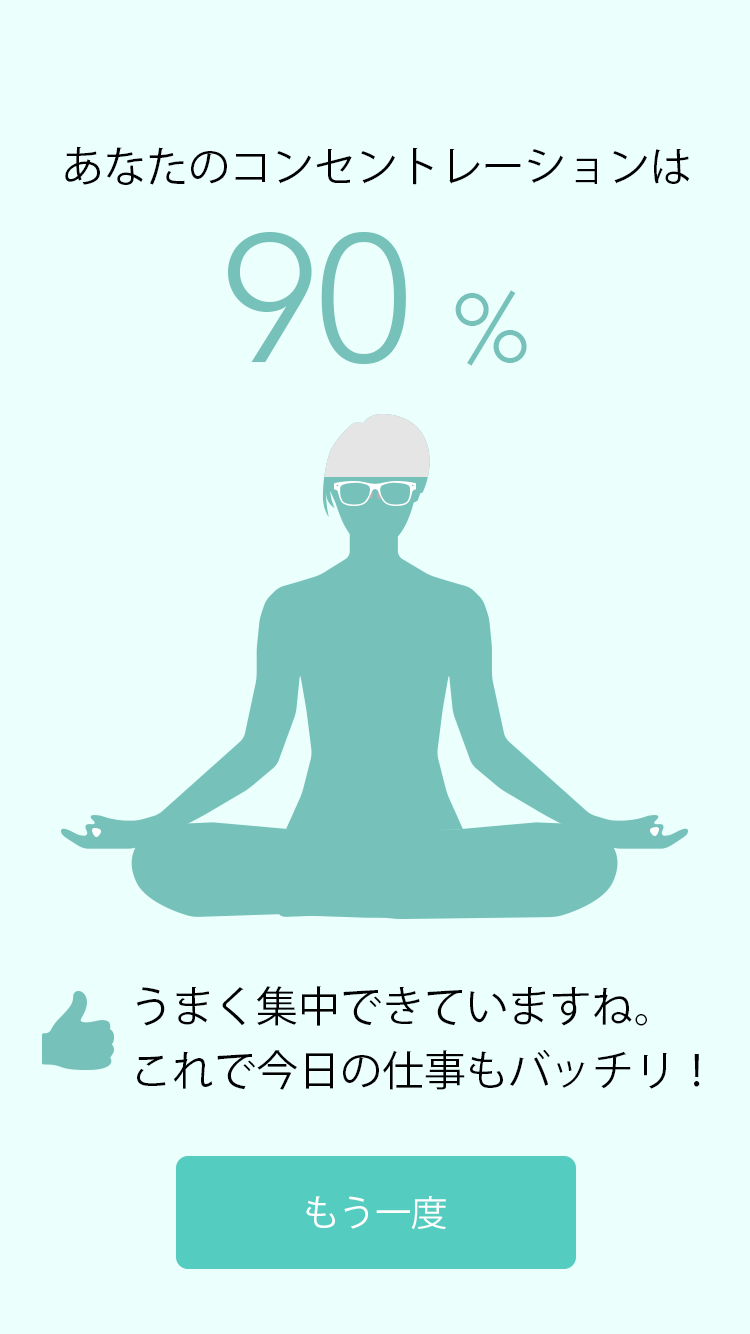
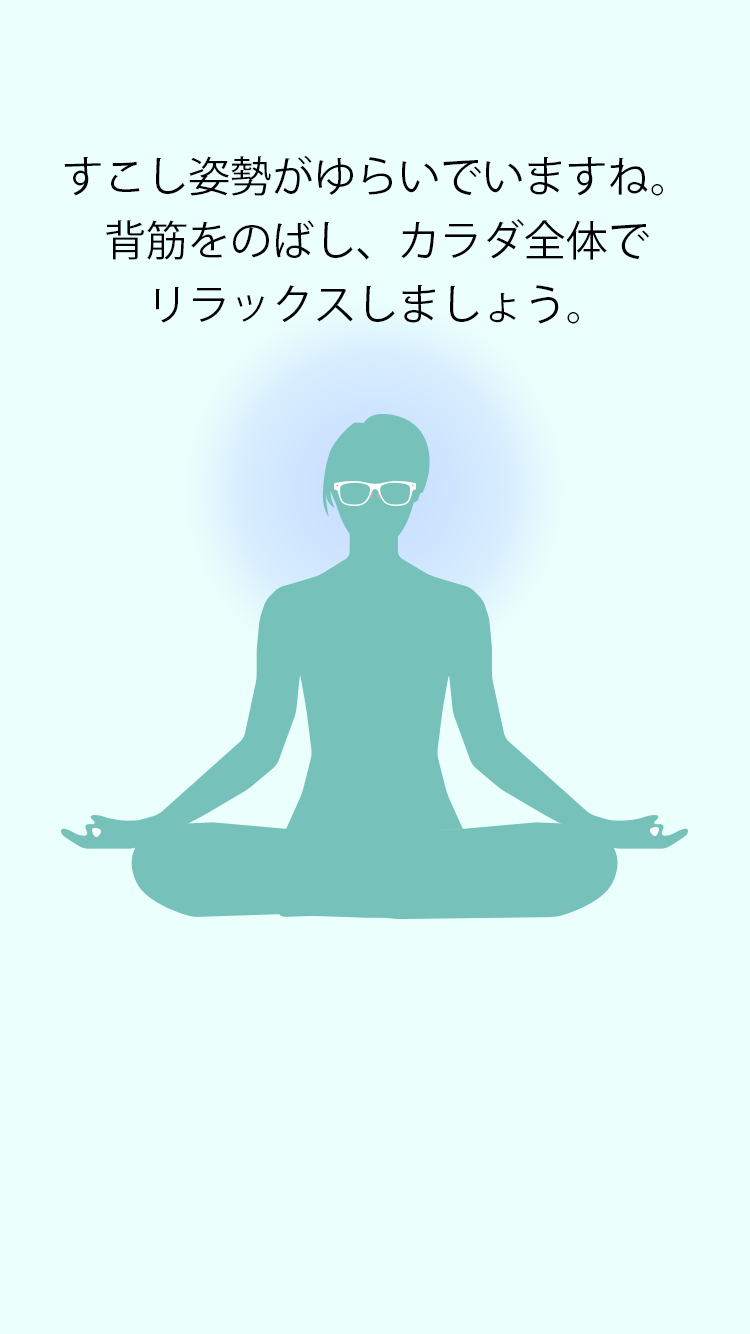
Before/after of a 750px x 1334px layered artwork. What changed in the layer stack:
added group "アドバイス" with 11 layers above "結果" over [42, 146, 700, 1269]
added layer "すこし姿勢がゆらいでいますね。 背筋をのばし、カラダ全体で リラックスしましょう。" in group "アドバイス" over [64, 155, 663, 324]
added layer "ベクトルスマートオブジェクト" (41st of 47, in "アドバイス") in group "アドバイス" over [334, 500, 416, 506]
added group "シルエット のコピー" (9th of 10, in "アドバイス") with 3 layers in group "アドバイス" over [193, 414, 556, 630]
added layer "ベクトルスマートオブジェクト" (43rd of 47, in "アドバイス" › "シルエット のコピー") in group "シルエット のコピー" over [193, 414, 556, 630]
added layer "楕円形 2" (6th of 6, in "アドバイス") in group "アドバイス" over [193, 296, 568, 630]
added layer "レイヤー 0" (12th of 13, in "アドバイス") in group "アドバイス" over [42, 146, 700, 1269]
renamed "7.結果" to "結果", hid the group it (14 layers) over [42, 146, 700, 1269]
